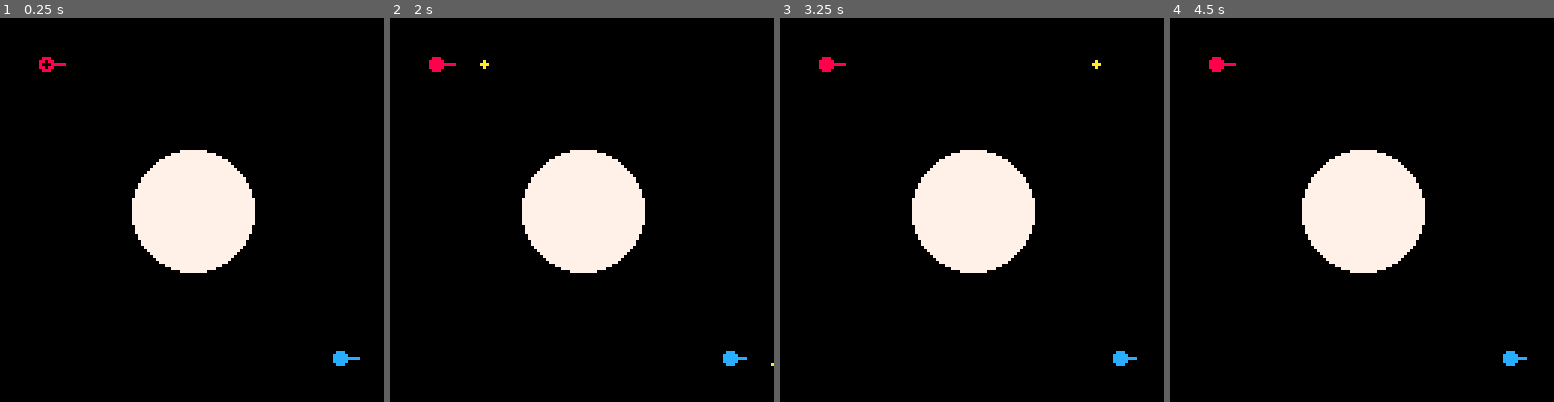
Above: before the commit, frames 1-4 (left to right).
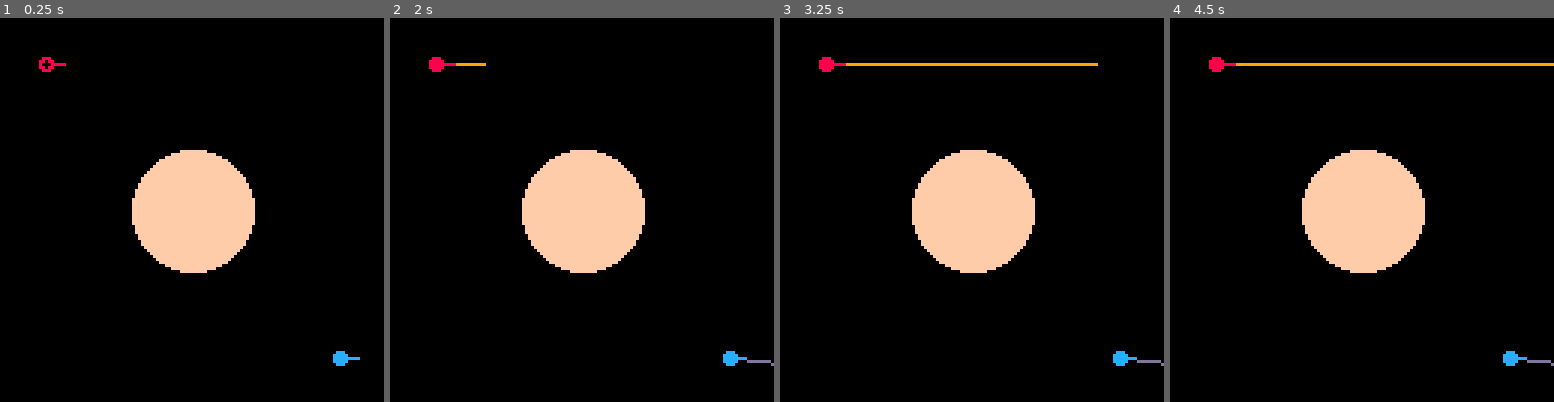
Above: after the commit, the same moments.

Repository: alxgnon/pico-8
Game: PICO-8 cartridge gravitywar.p8
The game is run twice, just before and just after one commit, with the same random seed, the same clock (stepped at 60 frames per second) and the same inputs.
Inputs:
- Up to frame 1 (0.25 s): no input
- Up to frame 2 (2 s): tap X (X key) at 0.33, 1.07, 1.85 s; tap O (Z key) at 0.7, 1.7 s; hold Right from 1.6 s (still down)
- Up to frame 3 (3.25 s): release Right at 2.1 s; tap O (Z key) at 2.1, 2.5, 2.9 s; hold Up 2.15-2.42 s; hold Right 2.47-3.03 s; tap X (X key) at 2.97 s; hold Left from 3.08 s (still down)
- Up to frame 4 (4.5 s): tap O (Z key) at 3.3, 3.7, 4.1 s; release Left at 3.58 s; hold Down 3.63-3.97 s; hold Right from 4.02 s (still down); tap X (X key) at 4.08 s

The runs differ from the first frame. In frame 1, 8.0% of the frame differs, in the area x 34-67%, y 34-67%; in frame 2, 8.1%; in frame 3, 8.6%; in frame 4, 8.7%, in the area x 17-100%, y 11-91%.

Commit message:
gravity shooting

Diff:
--- a/gravitywar.p8
+++ b/gravitywar.p8
@@ -23,11 +23,15 @@
 	}
 end
 
-function shot(x, y, d)
+function shot(x, y, d, v, col)
 	return {
 		x = x,
 		y = y,
-		d = d,
+		ox = x,
+		oy = y,
+		dx = cos(d) * v,
+		dy = sin(d) * v,
+		col = col,
 	}
 end
 
@@ -41,8 +45,10 @@
 function _update()
 	if playing == 0 then
 		for a in all(shots) do
-			a.x += cos(a.d) * 2
-			a.y += sin(a.d) * 2
+			a.ox = a.x
+			a.oy = a.y
+			a.x += a.dx
+			a.y += a.dy
 		end
 		return
 	end
@@ -60,22 +66,13 @@
 
 	if playing > #players then
 		for a in all(players) do
-			add(shots, shot(a.x, a.y, a.d))
+			add(shots, shot(a.x, a.y, a.d, 2, a.col))
 		end
 		playing = 0
 	end
 end
 
-function _draw()
-	cls()
-	for a in all(planets) do
-		circfill(a.x, a.y, a.r, 7)
-	end
-
-	for a in all(shots) do
-		circfill(a.x, a.y, 1, 10)
-	end
-
+function draw_players()
 	for i, a in pairs(players) do
 		circfill(a.x, a.y, 2, a.col)
 		line(a.x, a.y, a.x + cos(a.d) * 6, a.y + sin(a.d) * 6, a.col)
@@ -85,3 +82,19 @@
 		end
 	end
 end
+
+function _draw()
+	if playing == 0 then
+		for a in all(shots) do
+			line(a.ox, a.oy, a.x, a.y, a.col + 1)
+		end
+	else
+		cls()
+	end
+
+	for a in all(planets) do
+		circfill(a.x, a.y, a.r, 15)
+	end
+
+	draw_players()
+end
